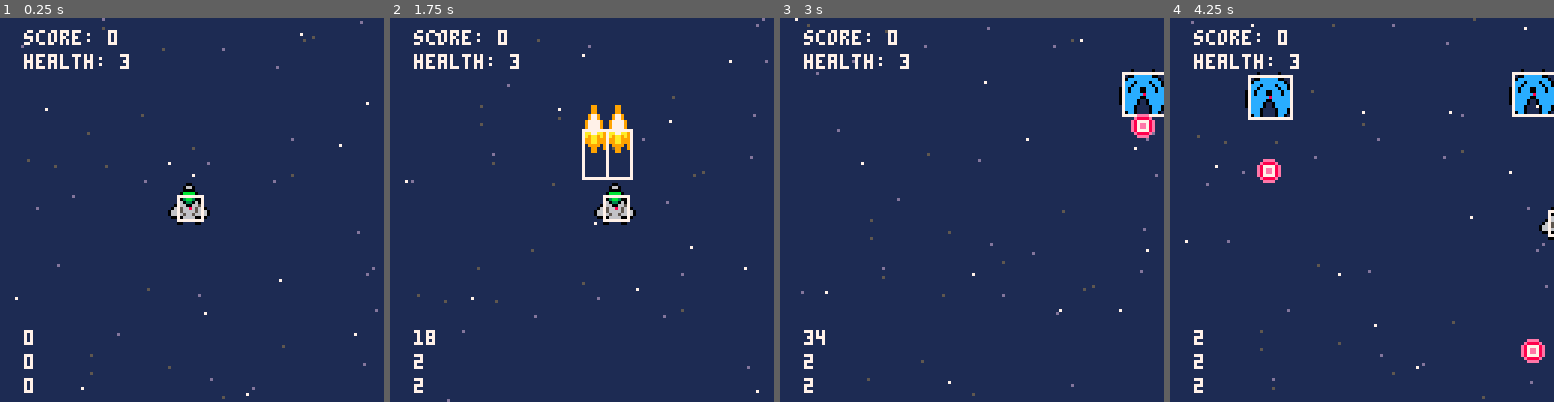
Above: before the commit, frames 1-4 (left to right).
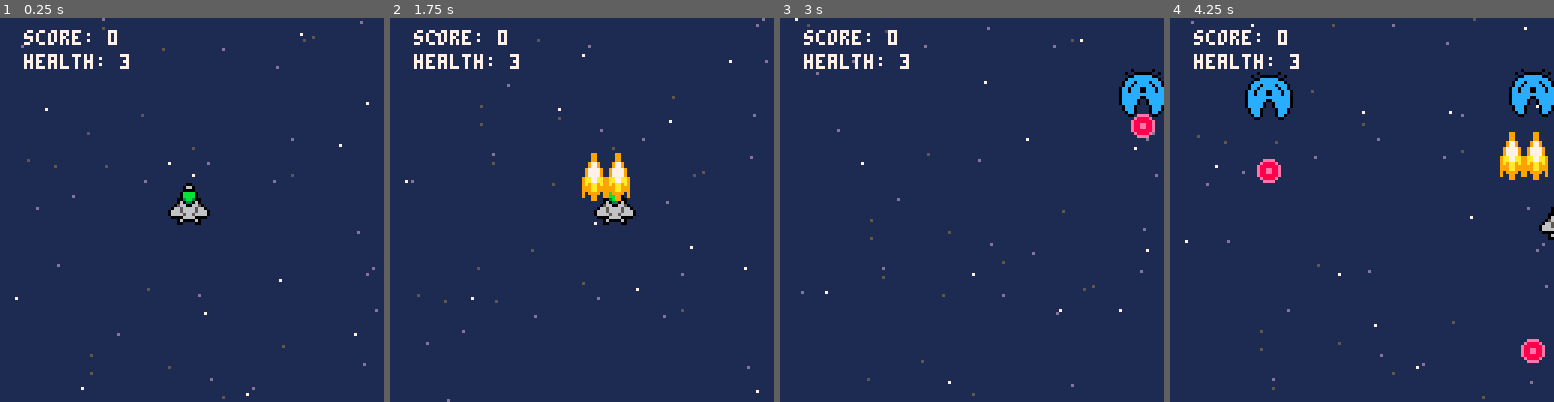
Above: after the commit, the same moments.

Repository: djc5627/pico8-first-game
Game: PICO-8 cartridge first_game.p8
Same seed, same stepped clock (60 frames per second), same inputs: the game is played once before the commit and once after it.
Inputs:
- Up to frame 1 (0.25 s): no input
- Up to frame 2 (1.75 s): tap X (X key) at 0.33, 1.07 s; tap O (Z key) at 0.7, 1.7 s; hold Right from 1.6 s (still down)
- Up to frame 3 (3 s): tap X (X key) at 1.85, 2.97 s; release Right at 2.1 s; tap O (Z key) at 2.1, 2.5, 2.9 s; hold Up 2.15-2.42 s; hold Right from 2.47 s (still down)
- Up to frame 4 (4.25 s): release Right at 3.03 s; hold Left 3.08-3.58 s; tap O (Z key) at 3.3, 3.7, 4.1 s; hold Down 3.63-3.97 s; hold Right from 4.02 s (still down); tap X (X key) at 4.08 s

The runs differ from the first frame. In frame 1, 0.4% of the frame differs, in the area x 6-54%, y 46-98%; in frame 2, 2.7%, in the area x 6-64%, y 22-98%; in frame 3, 0.6%; in frame 4, 2.0%.

Commit message:
Fix player bullet hitbox. Fix bullets not getting deleted offscreen. Fix position of enemy hitbox.

Diff:
--- a/src/bullet.lua
+++ b/src/bullet.lua
@@ -20,7 +20,7 @@
         --todo update animation here
 
         if s.y<-16 or s.y > 136 then
-            del(arr,s)
+            del(table,s)
         end
     end
 end
@@ -29,7 +29,8 @@
     for b in all(table) do
         _draw_sprite(b.si, b.x, b.y)
         if debug then
-           rect(b.x-b.hw/2, b.y-b.hh/2, b.x+b.hw/2, b.y+b.hh/2, 7)
+            pset(b.x, b.y, 8)
+            rect(b.x-b.hw/2, b.y-b.hh/2, b.x+b.hw/2, b.y+b.hh/2, 7)
         end
     end
 end
--- a/src/enemy.lua
+++ b/src/enemy.lua
@@ -29,8 +29,8 @@
                 b.y - b.hh/2,
                 b.hw,
                 b.hh,
-                e.x-e.hw,
-                e.y-e.hh,
+                e.x-e.hw/2,
+                e.y-e.hh/2,
                 e.hw,
                 e.hh,
                 b.x - b.hw/2 + b.spdx,
--- a/src/main.lua
+++ b/src/main.lua
@@ -31,7 +31,7 @@
 
 game_states = {"playing", "game_over"}
 state = "playing"
-debug = true
+debug = false
 
 
 function _init()
--- a/src/player.lua
+++ b/src/player.lua
@@ -68,8 +68,8 @@
 function _shoot()
     -- Only shoot if delay has passed since the last shot
     if btn(4) and time() - p_last_shoot_time >= p_shoot_delay then
-        _add_bullet(player_bullets, p_x-4, p_y - 6, 0, -4, 8, 16, 2)
-        _add_bullet(player_bullets, p_x+4, p_y - 6, 0, -4, 8, 16, 2)
+        _add_bullet(player_bullets, p_x-4, p_y - 4, 0, -2, 8, 16, 2)
+        _add_bullet(player_bullets, p_x+4, p_y - 4, 0, -2, 8, 16, 2)
         p_last_shoot_time = time()
         sfx(1)
      end
--- a/src/sprite.lua
+++ b/src/sprite.lua
@@ -10,7 +10,7 @@
 
 sprites = {
     {0, 0, 8, 16, true, 8, 8}, -- 1) Player
-    {8, 0, 8, 16, false, 4, 16}, -- 2) Player Bullet
+    {8, 0, 8, 16, false, 4, 8}, -- 2) Player Bullet
     {0, 16, 8, 16, true, 8, 8}, -- 3) Enemy1
     {8, 16, 8, 16, true, 8, 8}, -- 4) Enemy2
     {16, 16, 8, 8, false, 4, 4} -- 5) Enemy Bullet
